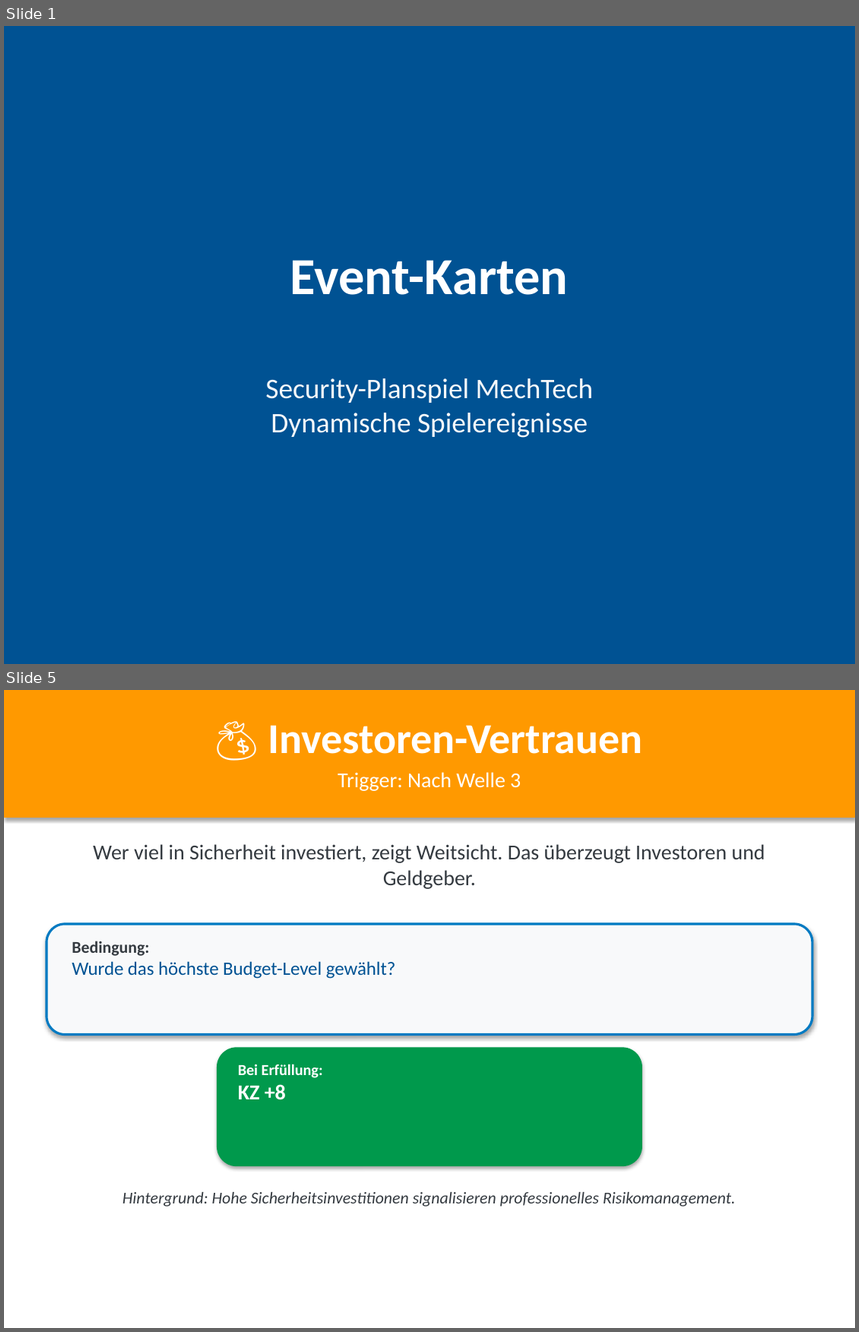
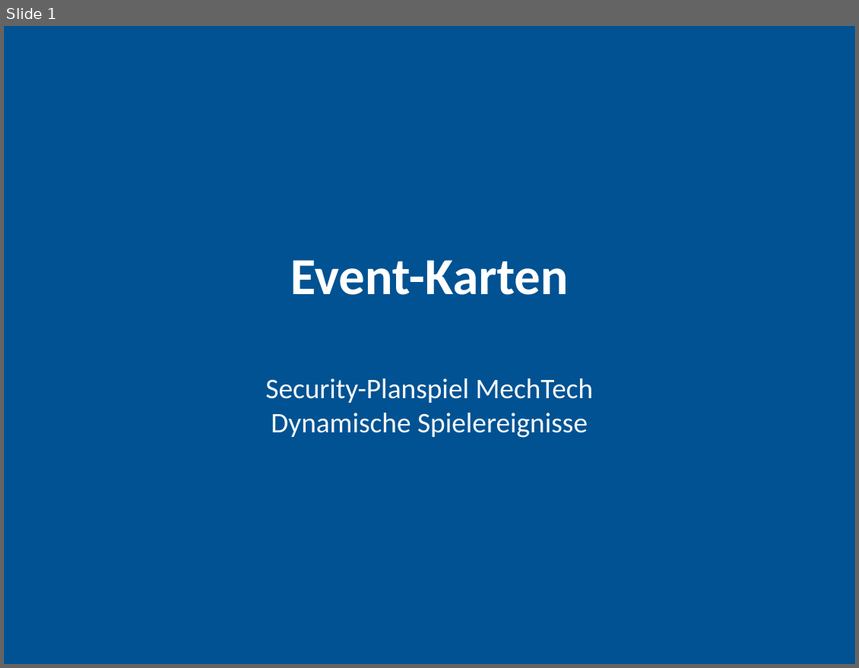
Before and after one commit to ClaudioSt/security-planspiel, a slide deck: pptx_output/Events.pptx. Shown one above the other, each under a label of ours: slides 1 and 5 before the commit, slide 1 after it; the slides between them are not shown. The pictures are 859x1332 and 859x668 pixels, drawn with LibreOffice and Linux fonts; fonts in the diff are those of the drawing. Boxes give left, top, right and bottom in pixels: in the first picture for what was removed or moved away, otherwise in the second. Text is boxed around its words. In the diff, an @@ line names an element or a change of style, - is before the commit and + after.

```diff
--- a/pptx_output/Events.pptx
+++ b/pptx_output/Events.pptx
@@ slide 5 removed at [4, 690, 855, 1328], background #FFFFFF @@
@@ rectangle removed at [4, 690, 855, 818] @@
@@ text removed at [268, 725, 643, 754] @@
-💰 Investoren-Vertrauen
@@ text removed at [338, 772, 521, 791] @@
-Trigger: Nach Welle 3
@@ text removed at [93, 844, 766, 889] @@
-Wer viel in Sicherheit investiert, zeigt Weitsicht. Das überzeugt Investoren und Geldgeber.
@@ rounded rectangle removed at [47, 924, 813, 1035] @@
@@ text removed at [72, 941, 396, 979] @@
-Bedingung:
-Wurde das höchste Budget-Level gewählt?
@@ rounded rectangle removed at [217, 1047, 642, 1167] @@
@@ text removed at [238, 1064, 323, 1100] @@
-Bei Erfüllung:
-KZ +8
@@ text removed at [123, 1192, 736, 1207] @@
-Hintergrund: Hohe Sicherheitsinvestitionen signalisieren professionelles Risikomanagement.
```
Also in this commit, not shown: 4 other slides removed, 14 other files.
